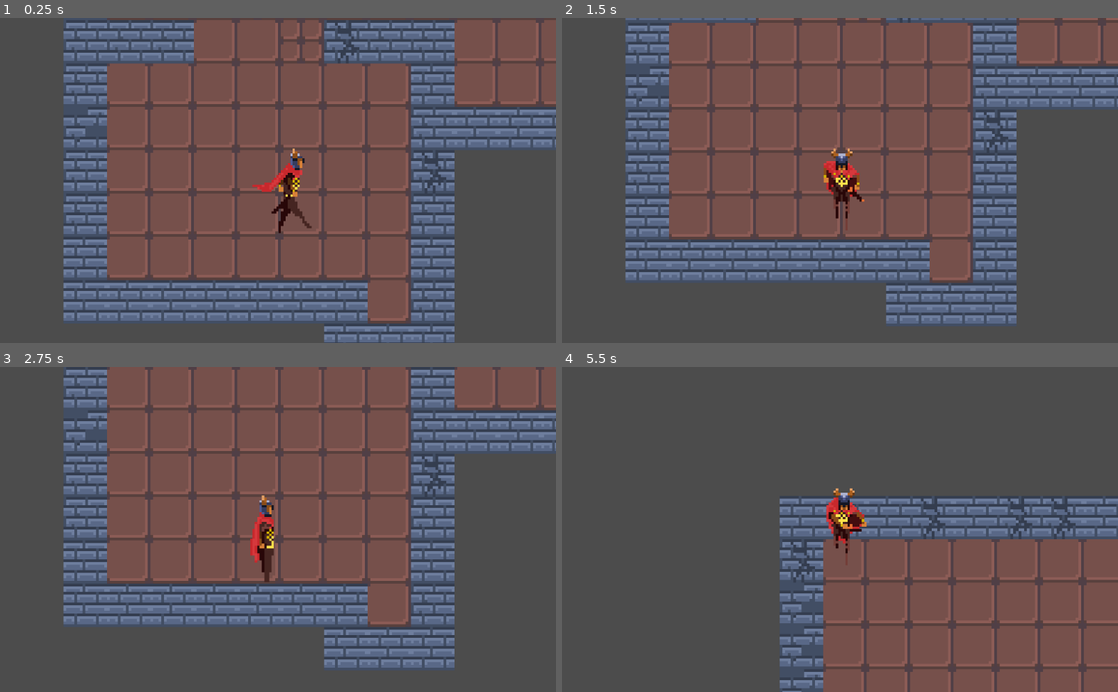
Above: before the commit, frames 1-4 (two rows, left to right).
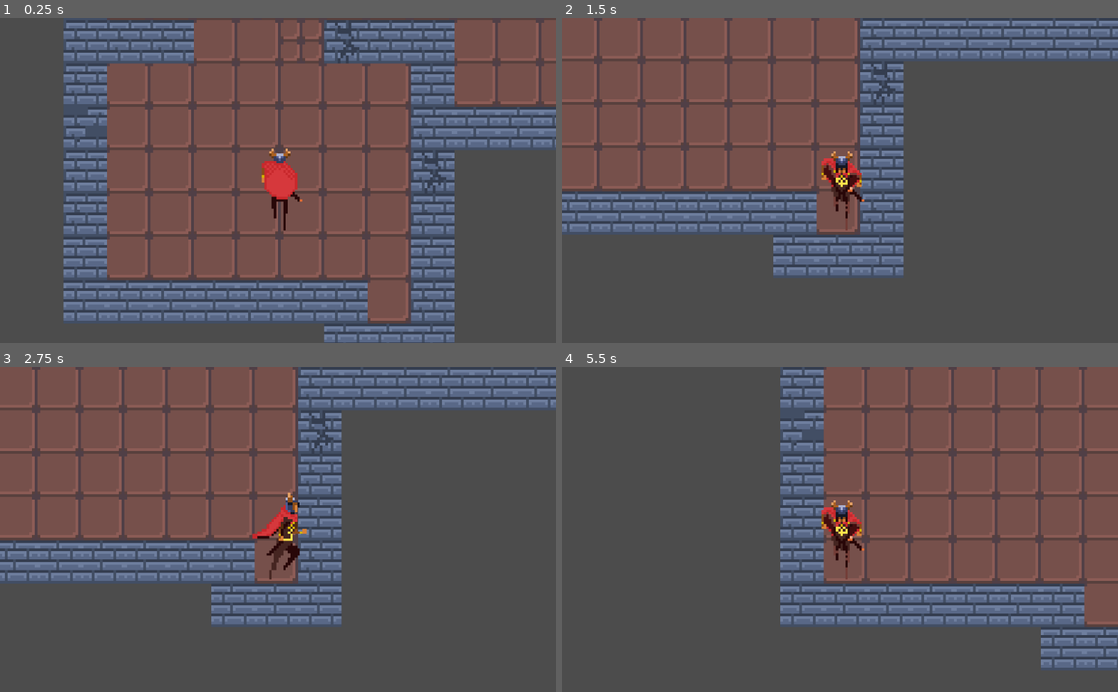
Above: after the commit, the same moments.

Repository: skni-kod/roguelike
Game: Godot game, scene res://Scenes/Levels/Testing.tscn
Same seed, same stepped clock (60 frames per second), same inputs: the game is played once before the commit and once after it.
Inputs (mouse positions are in pixels of both pictures, inside the frame that each line leads up to):
- Up to frame 1 (0.25 s): no input
- Up to frame 2 (1.5 s): tap Enter at 0.5 s; move the mouse to (962, 164) at 0.52 s; press the mouse at (962, 164) at 0.53 s; hold D (right) 0.53-1.28 s; move the mouse to (728, 196) at 1.27 s; release the mouse at (728, 196) at 1.28 s; hold S (down) from 1.28 s (still down); click (728, 196) at 1.35 s
- Up to frame 3 (2.75 s): move the mouse to (333, 458) at 2.02 s; release S (down) at 2.03 s; press the mouse at (333, 458) at 2.03 s; hold D (right) from 2.03 s (still down)
- Up to frame 4 (5.5 s): move the mouse to (812, 594) at 2.77 s; release D (right) at 2.78 s; release the mouse at (812, 594) at 2.78 s; hold W (up) 2.78-3.53 s; click (812, 594) at 2.85 s; move the mouse to (1006, 578) at 3.52 s; press the mouse at (1006, 578) at 3.53 s; hold A (left) 3.53-5.03 s; move the mouse to (673, 480) at 4.27 s; release the mouse at (673, 480) at 4.28 s; click (673, 480) at 4.35 s; move the mouse to (867, 529) at 5.02 s; press the mouse at (867, 529) at 5.03 s; hold S (down) from 5.03 s (still down)

The runs differ from the first frame. In frame 1, 1.0% of the frame differs, in the area x 45-56%, y 40-67%; in frame 2, 48%, in the area x 0-100%, y 0-95%; in frame 3, 44%; in frame 4, 46%.

Commit message:
Optymalizacja kodu

Diff:
--- a/Scenes/Actors/Player.gd
+++ b/Scenes/Actors/Player.gd
@@ -3,7 +3,7 @@
 const POSITION = Vector2(0,-1)
 
 var motion = Vector2()
-var anim = "IdleUp"
+var anim = "Idle Up"
 var attack = false
 
 func _ready():
@@ -14,37 +14,26 @@
 	if !attack:
 		if Input.is_action_pressed("down"):
 			motion.y = 5
-			$AnimationPlayer.play("WalkDown")
+			$AnimationPlayer.play("Walk Down")
 		elif Input.is_action_pressed("up"):
 			motion.y = -5
-			$AnimationPlayer.play("WalkUp")
+			$AnimationPlayer.play("Walk Up")
 		elif Input.is_action_pressed("left"):
 			motion.x = -5
-			$AnimationPlayer.play("WalkLeft")
+			$AnimationPlayer.play("Walk Left")
 		elif Input.is_action_pressed("right"):
 			motion.x = 5
-			$AnimationPlayer.play("WalkRight")
-		elif anim == "WalkRight" or anim == "AttackRight":
-			$AnimationPlayer.play("IdleRight")
-		elif anim == "WalkDown" or anim == "AttackDown":
-			$AnimationPlayer.play("IdleDown")
-		elif anim == "WalkLeft" or anim == "AttackLeft":
-			$AnimationPlayer.play("IdleLeft")
-		elif anim == "WalkUp" or anim == "AttackUp":
-			$AnimationPlayer.play("IdleUp")
-	if Input.is_action_pressed("attack"):
-		if anim == "WalkDown" or anim == "IdleDown":
-			$AnimationPlayer.play("AttackDown")
-		if anim == "WalkUp" or anim == "IdleUp":
-			$AnimationPlayer.play("AttackUp")
-		if anim == "WalkLeft" or anim == "IdleLeft":
-			$AnimationPlayer.play("AttackLeft")
-		if anim == "WalkRight" or anim == "IdleRight":
-			$AnimationPlayer.play("AttackRight")
-		attack = true
-		yield($AnimationPlayer,"animation_finished")
-		attack = false
+			$AnimationPlayer.play("Walk Right")
+		elif Input.is_action_pressed("attack"):
+			$AnimationPlayer.play("Attack "+anim)
+			attack = true
+			yield($AnimationPlayer,"animation_finished")
+			attack = false
+		else:
+			$AnimationPlayer.play("Idle "+anim)
 	move_and_collide(motion)
 
 func _on_AnimationPlayer_animation_started(anim_name):
 	anim = anim_name
+	anim = anim.split(" ")
+	anim = anim[1]
--- a/Scenes/Actors/Player.tscn
+++ b/Scenes/Actors/Player.tscn
@@ -7,7 +7,7 @@
 extents = Vector2( 6.7901, 8.18035 )
 
 [sub_resource type="Animation" id=2]
-resource_name = "AttackDown"
+resource_name = "Attack Down"
 length = 0.3
 tracks/0/type = "value"
 tracks/0/path = NodePath("Sprite:frame")
@@ -35,7 +35,7 @@
 }
 
 [sub_resource type="Animation" id=3]
-resource_name = "AttackLeft"
+resource_name = "Attack Left"
 length = 0.3
 tracks/0/type = "value"
 tracks/0/path = NodePath("Sprite:frame")
@@ -63,7 +63,7 @@
 }
 
 [sub_resource type="Animation" id=4]
-resource_name = "AttackRight"
+resource_name = "Attack Right"
 length = 0.3
 tracks/0/type = "value"
 tracks/0/path = NodePath("Sprite:frame")
@@ -91,7 +91,7 @@
 }
 
 [sub_resource type="Animation" id=5]
-resource_name = "AttackUp"
+resource_name = "Attack Up"
 length = 0.3
 tracks/0/type = "value"
 tracks/0/path = NodePath("Sprite:frame")
@@ -119,6 +119,7 @@
 }
 
 [sub_resource type="Animation" id=6]
+resource_name = "Idle Down"
 length = 0.4
 loop = true
 tracks/0/type = "value"
@@ -135,7 +136,7 @@
 }
 
 [sub_resource type="Animation" id=7]
-resource_name = "IdleLeft"
+resource_name = "Idle Left"
 length = 0.1
 tracks/0/type = "value"
 tracks/0/path = NodePath("Sprite:frame")
@@ -151,7 +152,7 @@
 }
 
 [sub_resource type="Animation" id=8]
-resource_name = "IdleRight"
+resource_name = "Idle Right"
 length = 0.1
 tracks/0/type = "value"
 tracks/0/path = NodePath("Sprite:frame")
@@ -167,7 +168,7 @@
 }
 
 [sub_resource type="Animation" id=9]
-resource_name = "IdleUp"
+resource_name = "Idle Up"
 length = 0.1
 tracks/0/type = "value"
 tracks/0/path = NodePath("Sprite:frame")
@@ -183,6 +184,7 @@
 }
 
 [sub_resource type="Animation" id=10]
+resource_name = "Walk Down"
 length = 0.3
 tracks/0/type = "value"
 tracks/0/path = NodePath("Sprite:frame")
@@ -198,6 +200,7 @@
 }
 
 [sub_resource type="Animation" id=11]
+resource_name = "Walk Left"
 length = 0.2
 tracks/0/type = "value"
 tracks/0/path = NodePath("Sprite:frame")
@@ -213,6 +216,7 @@
 }
 
 [sub_resource type="Animation" id=12]
+resource_name = "Walk Right"
 length = 0.2
 tracks/0/type = "value"
 tracks/0/path = NodePath("Sprite:frame")
@@ -228,6 +232,7 @@
 }
 
 [sub_resource type="Animation" id=13]
+resource_name = "Walk Up"
 length = 0.3
 tracks/0/type = "value"
 tracks/0/path = NodePath("Sprite:frame")
@@ -254,7 +259,7 @@
 texture = ExtResource( 1 )
 vframes = 5
 hframes = 8
-frame = 19
+frame = 9
 
 [node name="CollisionShape2D" type="CollisionShape2D" parent="."]
 position = Vector2( 0.702175, 11.7865 )
@@ -265,18 +270,18 @@
 zoom = Vector2( 0.2, 0.2 )
 
 [node name="AnimationPlayer" type="AnimationPlayer" parent="."]
-anims/AttackDown = SubResource( 2 )
-anims/AttackLeft = SubResource( 3 )
-anims/AttackRight = SubResource( 4 )
-anims/AttackUp = SubResource( 5 )
-anims/IdleDown = SubResource( 6 )
-anims/IdleLeft = SubResource( 7 )
-anims/IdleRight = SubResource( 8 )
-anims/IdleUp = SubResource( 9 )
-anims/WalkDown = SubResource( 10 )
-anims/WalkLeft = SubResource( 11 )
-anims/WalkRight = SubResource( 12 )
-anims/WalkUp = SubResource( 13 )
+"anims/Attack Down" = SubResource( 2 )
+"anims/Attack Left" = SubResource( 3 )
+"anims/Attack Right" = SubResource( 4 )
+"anims/Attack Up" = SubResource( 5 )
+"anims/Idle Down" = SubResource( 6 )
+"anims/Idle Left" = SubResource( 7 )
+"anims/Idle Right" = SubResource( 8 )
+"anims/Idle Up" = SubResource( 9 )
+"anims/Walk Down" = SubResource( 10 )
+"anims/Walk Left" = SubResource( 11 )
+"anims/Walk Right" = SubResource( 12 )
+"anims/Walk Up" = SubResource( 13 )
 
 [node name="Area2D" type="Area2D" parent="."]
 
